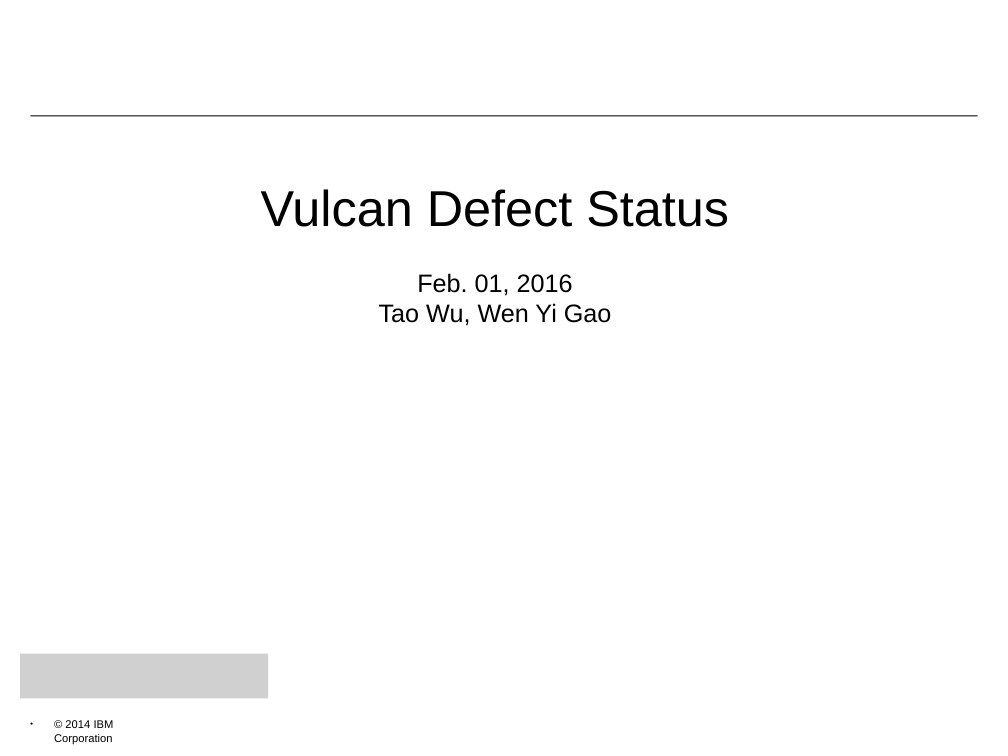
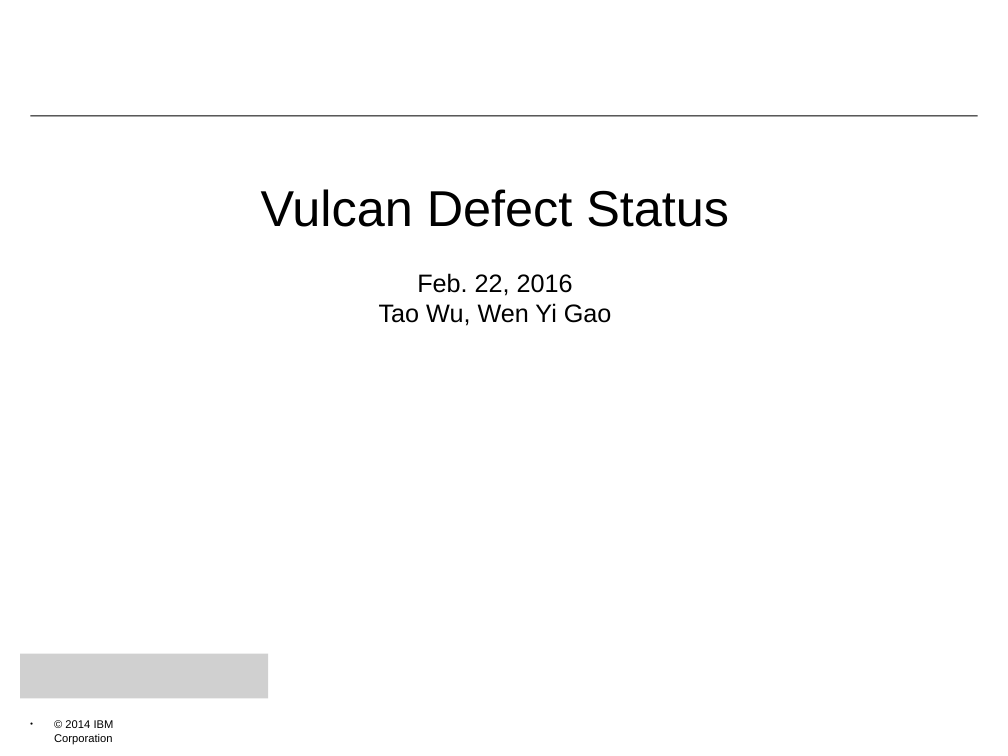
Before and after one commit to bjwt/test, a slide deck: slide 1 of bugs/Vulcan Defect Status.odp. Drawn at 1008x756 pixels with LibreOffice and Linux fonts; fonts in the diff are those of the drawing; grey boxes stand for pictures; background and template pictures are left out. Boxes give left, top, right and bottom in pixels: in the first picture for what was removed or moved away, otherwise in the second. Text is boxed around its words. In the diff, an @@ line names an element or a change of style, - is before the commit and + after.

```diff
--- a/bugs/Vulcan Defect Status.odp
+++ b/bugs/Vulcan Defect Status.odp
@@ title at bbox=[261, 189, 729, 326]: text changed @@
-Vulcan Defect Status
-Feb. 01, 2016
-Tao Wu, Wen Yi Gao
+Vulcan Defect Status
+Feb. 22, 2016
+Tao Wu, Wen Yi Gao
```
Also in this commit, not shown: 3 other slides changed, 2 other files.
